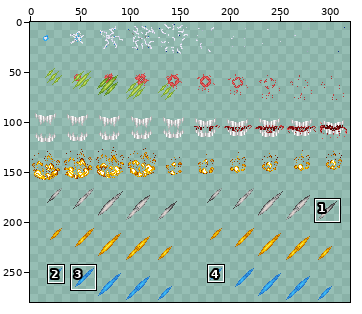
Two versions of one sprite sheet, Resources/AwesomeGuns/Weapons/SPRITES/Hits.gif. Above: a wide view before the commit, with the close-up outlined.
Close-up. Old version:
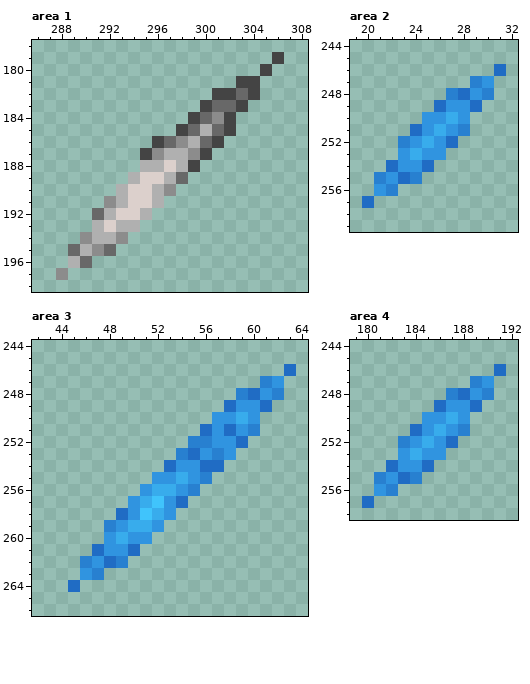
The file is 320x280 pixels. Colours within 5 levels of each other are drawn and written as one. Shown: area 1: x 286..308, y 178..198; area 2: x 19..32, y 244..259; area 3: x 42..64, y 244..266; area 4: x 179..192, y 244..258. The commit also changed other parts of the picture, which this record leaves out.
After the commit:
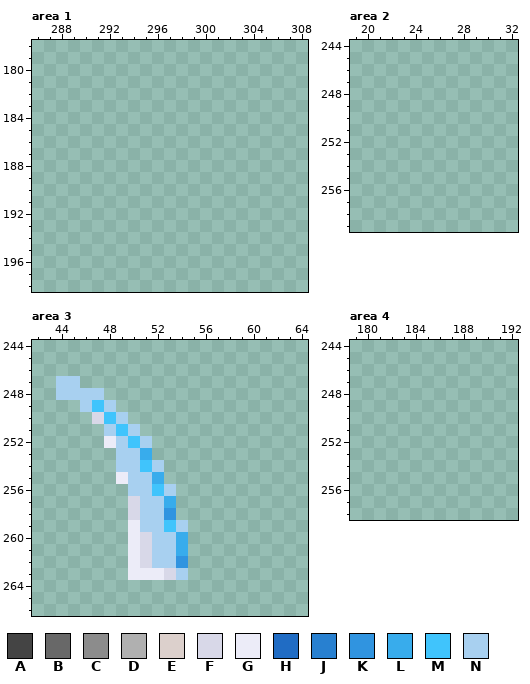
Palette (. is transparent): A #444444  B #686868  C #8c8c8c  D #b0b0b0  E #dcd0cc  F #d8d8e8  G #ececf8  H #206cc4  J #2880d0  K #3094e0  L #38acec  M #40c4fc  N #a8d0f0
Difference:
--- area 1
@@ x 286..308 @@
 178 .......................
-179 ....................A..
-180 ...................A...
-181 .................AA....
-182 ...............AABA....
-183 ..............ABBA.....
-184 .............ABCA......
-185 ............ABDBA......
-186 ..........ABCDBA.......
-187 .........ACDDCA........
-188 .........DDEDA.........
-189 ........DEEDB..........
-190 .......DEEDC...........
-191 ......CDEED............
-192 .....BDEED.............
-193 .....DEDD..............
-194 ....CDDC...............
-195 ...BDCB................
-196 ...DB..................
-197 ..C....................
+179 .......................
+180 .......................
+181 .......................
+182 .......................
+183 .......................
+184 .......................
+185 .......................
+186 .......................
+187 .......................
+188 .......................
+189 .......................
+190 .......................
+191 .......................
+192 .......................
+193 .......................
+194 .......................
+195 .......................
+196 .......................
+197 .......................
 198 .......................
--- area 2
@@ x 19..32 @@
 245 ..............
-246 ............H.
-247 ..........JK..
-248 ........JHKJ..
-249 .......HKKH...
-250 ......KKLK....
-251 .....HKLKJ....
-252 ....JKLKH.....
-253 ....KLKK......
-254 ...HKKH.......
-255 ..JKHJ........
-256 ..KJ..........
-257 .H............
+246 ..............
+247 ..............
+248 ..............
+249 ..............
+250 ..............
+251 ..............
+252 ..............
+253 ..............
+254 ..............
+255 ..............
+256 ..............
+257 ..............
 258 ..............
--- area 3
@@ x 42..64 @@
 245 .......................
-246 .....................H.
-247 ...................JK..
-248 .................JHKJ..
-249 ................HKKH...
-250 ...............KKLK....
-251 ..............HKHKJ....
-252 .............JJKKH.....
-253 ............JHKJK......
-254 ...........HKKHH.......
-255 ..........KKLKJ........
-256 .........KLLKJ.........
-257 ........KLMKH..........
-258 .......HKMLK...........
-259 ......JKLLK............
-260 ......KLKK.............
-261 .....HKKH..............
-262 ....JKHJ...............
-263 ....KJ.................
-264 ...H...................
+246 .......................
+247 ..NN...................
+248 ..NNNN.................
+249 ....NMN................
+250 .....FMN...............
+251 ......NMN..............
+252 ......GNMN.............
+253 .......NNL.............
+254 .......NNMN............
+255 .......GNNL............
+256 ........NNMN...........
+257 ........FNNL...........
+258 ........FNNK...........
+259 ........GNNMN..........
+260 ........GFNNL..........
+261 ........GFNNL..........
+262 ........GFNNK..........
+263 ........GGGFN..........
+264 .......................
 265 .......................
--- area 4
@@ x 179..192 @@
 245 ..............
-246 ............H.
-247 ..........JK..
-248 ........JHKJ..
-249 .......HKKH...
-250 ......KKLK....
-251 .....HKLKJ....
-252 ....JKLKH.....
-253 ....KLKK......
-254 ...HKKH.......
-255 ..JKHJ........
-256 ..KJ..........
-257 .H............
+246 ..............
+247 ..............
+248 ..............
+249 ..............
+250 ..............
+251 ..............
+252 ..............
+253 ..............
+254 ..............
+255 ..............
+256 ..............
+257 ..............
 258 ..............
